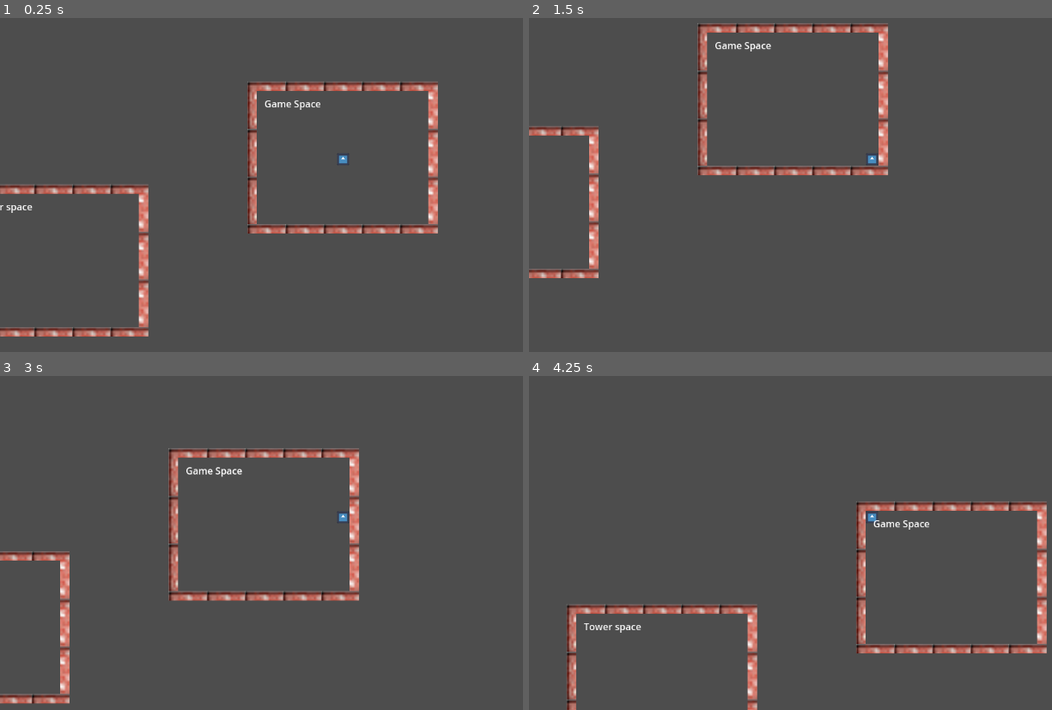
Above: before the commit, frames 1-4 (two rows, left to right).
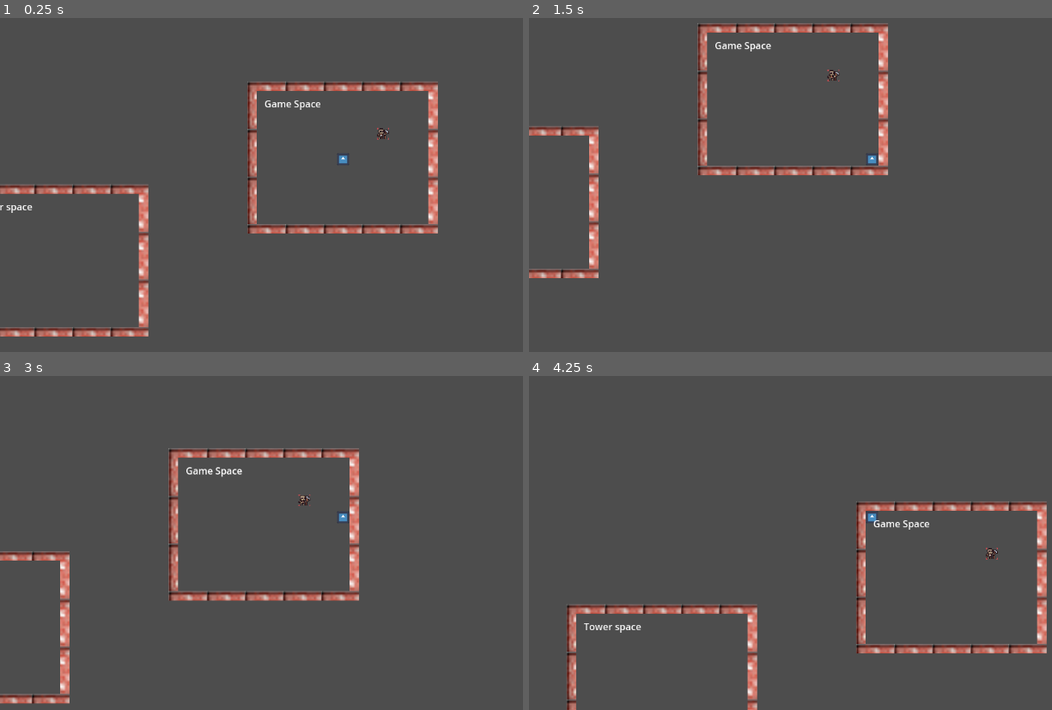
Above: after the commit, the same moments.

Repository: aidan-wolfson/WizardShooterProject
Game: Godot game, scene res://world/world.tscn
Two runs of this game, one before a commit and one after it. Both use one fixed random seed, a clock stepped at 60 frames per second and the inputs below. The engine's default icon, where the game draws it, is replaced by a stand-in: a white triangle on a blue panel in a dark square.
Inputs (mouse positions are in pixels of both pictures, inside the frame that each line leads up to):
- Up to frame 1 (0.25 s): no input
- Up to frame 2 (1.5 s): tap Enter at 0.5 s; move the mouse to (1020, 141) at 0.52 s; hold D (move_right) 0.53-1.28 s; click (1020, 141) at 0.6 s; tap Space at 1.25 s; move the mouse to (732, 178) at 1.27 s; hold S (move_down) from 1.28 s (still down); click (732, 178) at 1.35 s
- Up to frame 3 (3 s): tap Enter at 2 s; move the mouse to (413, 432) at 2.02 s; release S (move_down) at 2.03 s; hold D (move_right) 2.03-2.78 s; click (413, 432) at 2.1 s; tap Space at 2.75 s; move the mouse to (308, 593) at 2.77 s; hold W (move_up) from 2.78 s (still down); click (308, 593) at 2.85 s
- Up to frame 4 (4.25 s): tap Enter at 3.5 s; move the mouse to (outside the picture) at 3.52 s; release W (move_up) at 3.53 s; hold A (move_left) from 3.53 s (still down); click (outside the picture) at 3.6 s

The runs differ from the first frame. In frame 1, less than 0.1% of the frame differs, in the area x 72-75%, y 32-37%; in frame 2, less than 0.1%; in frame 3, less than 0.1%; in frame 4, less than 0.1%, in the area x 87-90%, y 51-56%.

Commit message:
Added enemy scene

Diff:
--- /dev/null
+++ b/enemy.gd
@@ -0,0 +1,12 @@
+extends CharacterBody2D
+
+@export var MAX_HP = 50
+@export var CURRENT_HP = 50
+
+func die():
+	queue_free()
+
+func receiveDamage(dmg: int):
+	CURRENT_HP -= dmg
+	if CURRENT_HP <= 0:
+		die()
--- /dev/null
+++ b/enemy/Enemy.tscn
@@ -0,0 +1,45 @@
+[gd_scene load_steps=8 format=3 uid="uid://dc0u13xkwaixs"]
+
+[ext_resource type="Script" path="res://enemy.gd" id="1_xh2xk"]
+[ext_resource type="Texture2D" uid="uid://byt8mrjiruq1p" path="res://2D Pixel Dungeon Asset Pack/Character_animation/monsters_idle/skeleton1/v1/skeleton_v1_1.png" id="2_8rsx6"]
+[ext_resource type="Texture2D" uid="uid://e8kq44cg1du6" path="res://2D Pixel Dungeon Asset Pack/Character_animation/monsters_idle/skeleton1/v1/skeleton_v1_2.png" id="3_3dwpk"]
+[ext_resource type="Texture2D" uid="uid://c1bsgrry8vu48" path="res://2D Pixel Dungeon Asset Pack/Character_animation/monsters_idle/skeleton1/v1/skeleton_v1_3.png" id="4_0gich"]
+[ext_resource type="Texture2D" uid="uid://cpdv17g53146j" path="res://2D Pixel Dungeon Asset Pack/Character_animation/monsters_idle/skeleton1/v1/skeleton_v1_4.png" id="5_6xaed"]
+
+[sub_resource type="SpriteFrames" id="SpriteFrames_0fkph"]
+animations = [{
+"frames": [{
+"duration": 1.0,
+"texture": ExtResource("2_8rsx6")
+}, {
+"duration": 1.0,
+"texture": ExtResource("3_3dwpk")
+}, {
+"duration": 1.0,
+"texture": ExtResource("4_0gich")
+}, {
+"duration": 1.0,
+"texture": ExtResource("5_6xaed")
+}],
+"loop": true,
+"name": &"default",
+"speed": 5.0
+}]
+
+[sub_resource type="CircleShape2D" id="CircleShape2D_4ytau"]
+radius = 69.0072
+
+[node name="Enemy" type="CharacterBody2D"]
+collision_layer = 4
+collision_mask = 5
+script = ExtResource("1_xh2xk")
+
+[node name="AnimatedSprite2D" type="AnimatedSprite2D" parent="."]
+position = Vector2(1, 0)
+scale = Vector2(7.6875, 7.6875)
+sprite_frames = SubResource("SpriteFrames_0fkph")
+frame = 1
+frame_progress = 0.978183
+
+[node name="CollisionShape2D" type="CollisionShape2D" parent="."]
+shape = SubResource("CircleShape2D_4ytau")
--- a/world/world.tscn
+++ b/world/world.tscn
@@ -1,8 +1,9 @@
-[gd_scene load_steps=4 format=3 uid="uid://btt3vuqwo1fv3"]
+[gd_scene load_steps=5 format=3 uid="uid://btt3vuqwo1fv3"]
 
 [ext_resource type="PackedScene" uid="uid://cs6lw0g4ggesh" path="res://player/player.tscn" id="1_5kal6"]
 [ext_resource type="PackedScene" uid="uid://baw5ofuy3pojv" path="res://Tower/tower.tscn" id="2_ueur2"]
 [ext_resource type="PackedScene" uid="uid://rhsiplt44huo" path="res://gamemap/gamemap.tscn" id="3_d4x4x"]
+[ext_resource type="PackedScene" uid="uid://dc0u13xkwaixs" path="res://enemy/Enemy.tscn" id="4_3jxwb"]
 
 [node name="PlayerTesting" type="Node2D"]
 
@@ -16,3 +17,7 @@
 
 [node name="Tower_Space" parent="." instance=ExtResource("3_d4x4x")]
 position = Vector2(486, -173)
+
+[node name="Enemy" parent="." instance=ExtResource("4_3jxwb")]
+position = Vector2(554, -213)
+scale = Vector2(0.16, 0.16)
